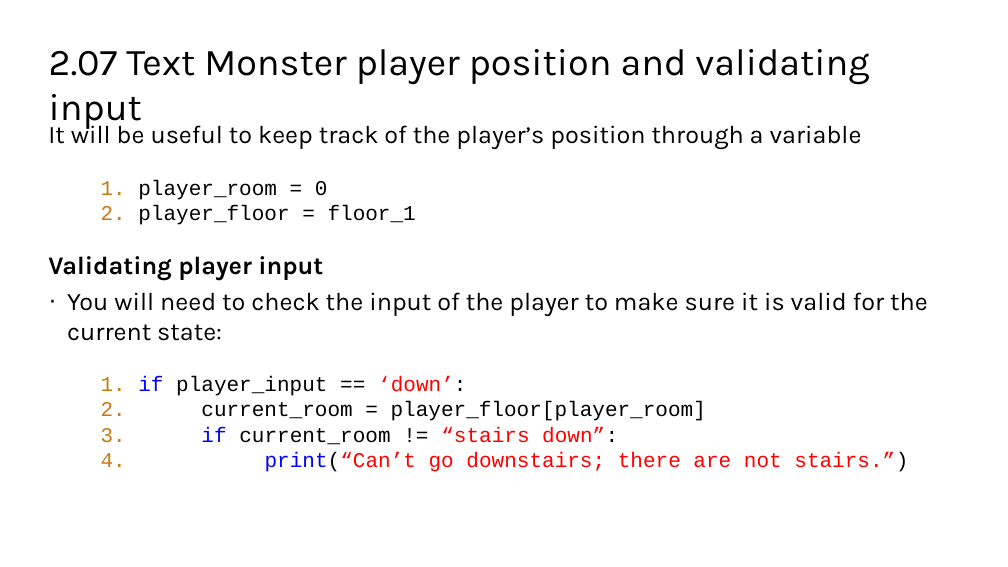
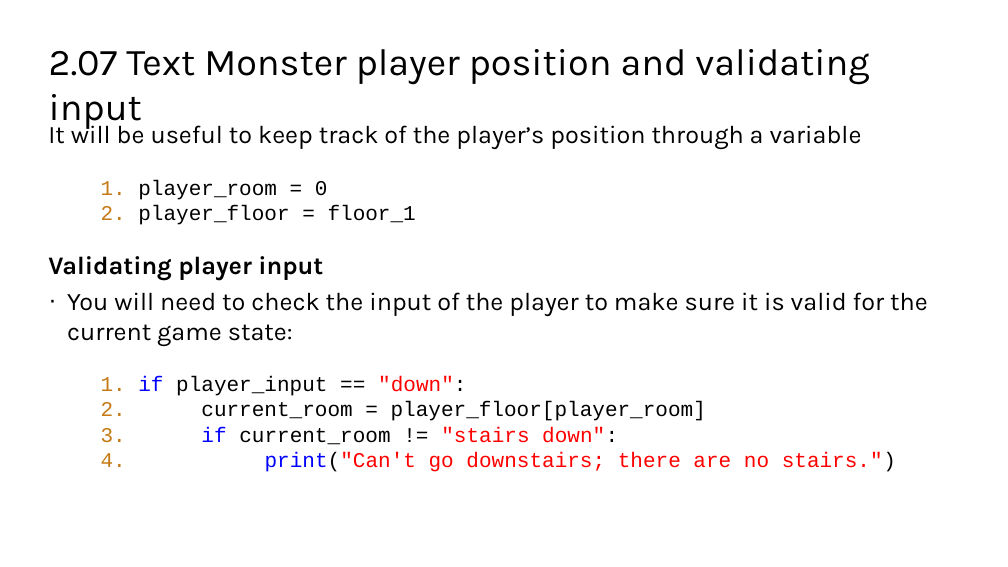
Before and after one commit to TEALSK12/2nd-semester-introduction-to-computer-science, a slide deck: slide 8 of docs/units/2_unit/slidedecks/Intro Python 2.07 TEALS.pptx. Drawn at 1008x567 pixels with LibreOffice and Linux fonts; fonts in the diff are those of the drawing; background and template pictures are left out. Boxes give left, top, right and bottom in pixels: in the first picture for what was removed or moved away, otherwise in the second. Text is boxed around its words. In the diff, an @@ line names an element or a change of style, - is before the commit and + after.

```diff
--- a/docs/units/2_unit/slidedecks/Intro Python 2.07 TEALS.pptx
+++ b/docs/units/2_unit/slidedecks/Intro Python 2.07 TEALS.pptx
@@ text at (x1=67, y1=292, x2=928, y2=396): text changed @@
-· You will need to check the input of the player to make sure it is valid for the current state:
-1. if player_input == ‘down’:
+· You will need to check the input of the player to make sure it is valid for the current game state:
+1. if player_input == "down":
@@ text at (x1=201, y1=427, x2=896, y2=472): text changed @@
-3. if current_room != “stairs down”:
-4. print(“Can’t go downstairs; there are not stairs.”)
+3. if current_room != "stairs down":
+4. print("Can't go downstairs; there are no stairs.")
```
Also in this commit, not shown: 7 other slides changed, 42 other files.
